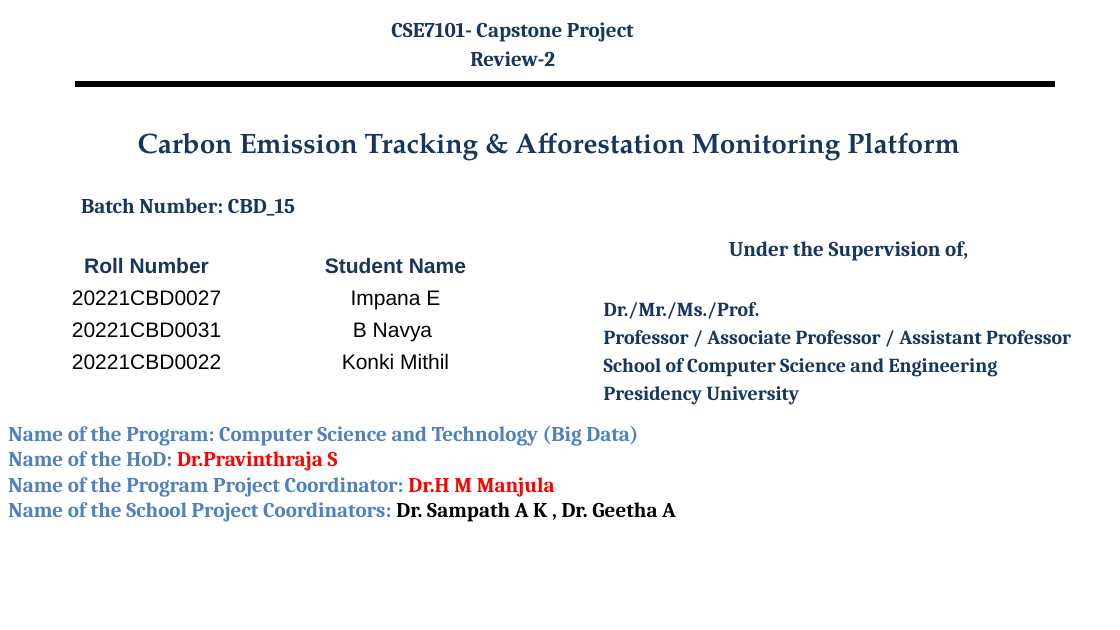
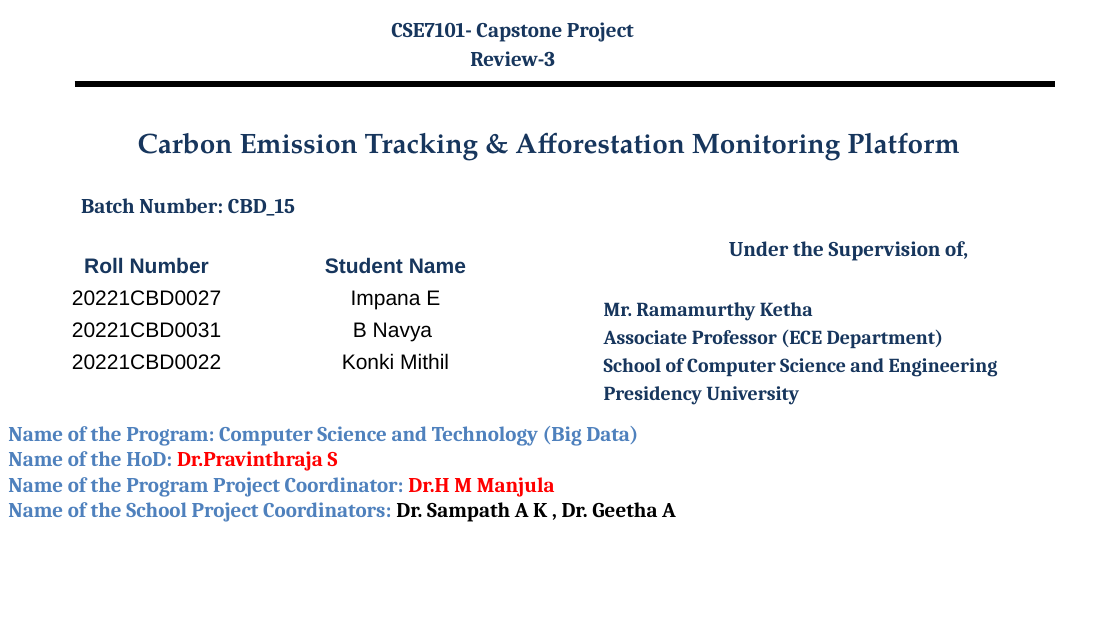
Before and after one commit to SriHari0429/ema-capestone-project, a slide deck: slide 1 of CSE7101-Capstone Project-Review1- TEMPLATE[1].pptx. Drawn at 1120x630 pixels with LibreOffice and Linux fonts; fonts in the diff are those of the drawing; background and template pictures are left out. Boxes give left, top, right and bottom in pixels: in the first picture for what was removed or moved away, otherwise in the second. Text is boxed around its words. In the diff, an @@ line names an element or a change of style, - is before the commit and + after.

```diff
--- a/CSE7101-Capstone Project-Review1- TEMPLATE[1].pptx
+++ b/CSE7101-Capstone Project-Review1- TEMPLATE[1].pptx
@@ text at (x1=470, y1=51, x2=555, y2=66): text changed @@
-Review-2
+Review-3
@@ text at (x1=604, y1=302, x2=944, y2=349): text changed @@
-Dr./Mr./Ms./Prof.
-Professor / Associate Professor / Assistant Professor
+Mr. Ramamurthy Ketha
+Associate Professor (ECE Department)
```
Also in this commit, not shown: 3 other slides changed, 2 slides added, 1 slide removed, 15 other files.
